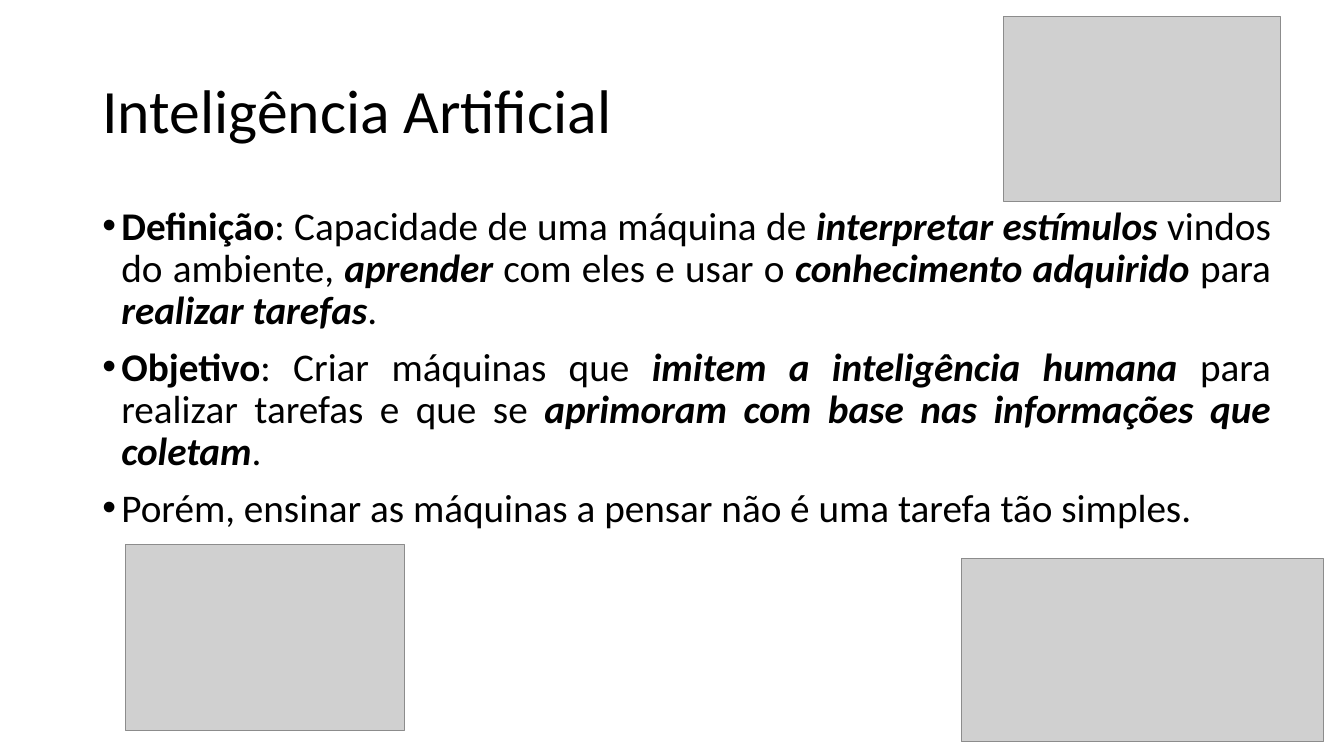
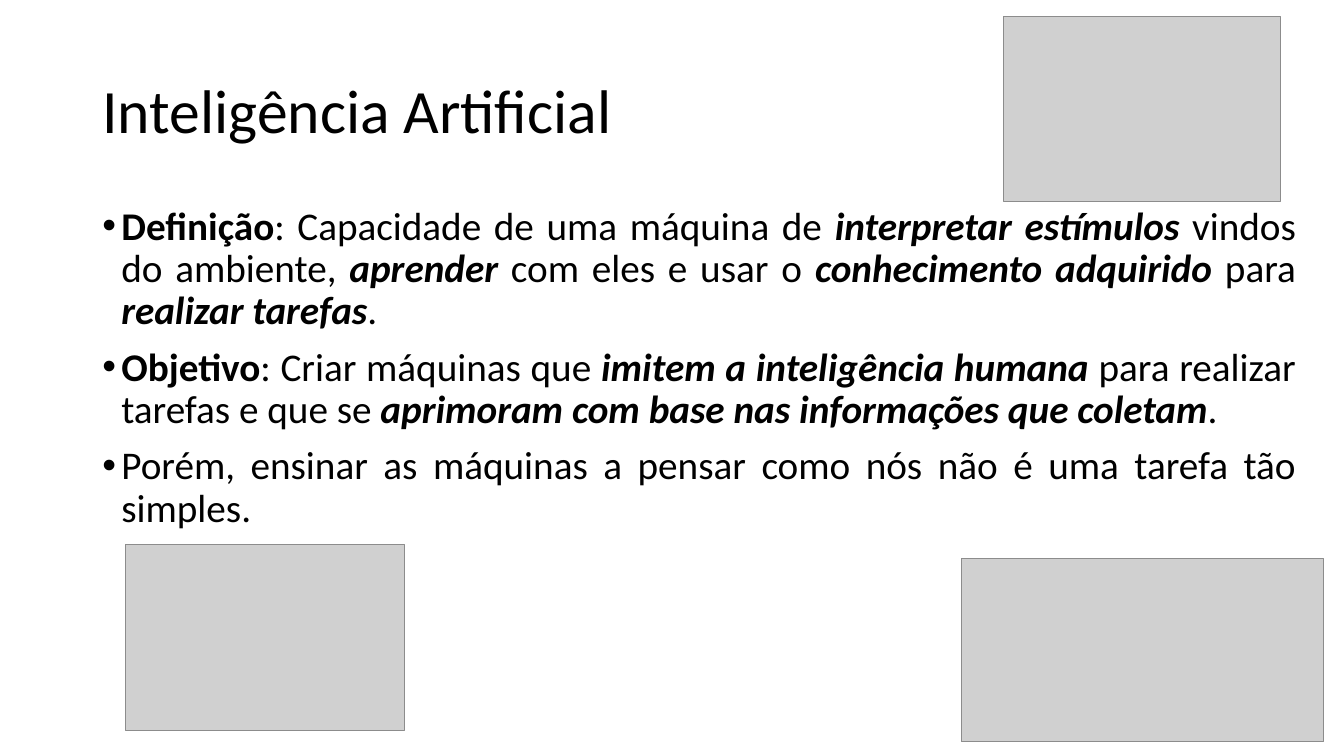
Before and after one commit to zz4fap/t319_aprendizado_de_maquina, a slide deck: slide 7 of slides/T319_Introdução.pptx. Drawn at 1344x756 pixels with LibreOffice and Linux fonts; fonts in the diff are those of the drawing; grey boxes stand for pictures. Boxes give left, top, right and bottom in pixels: in the first picture for what was removed or moved away, otherwise in the second. Text is boxed around its words. In the diff, an @@ line names an element or a change of style, - is before the commit and + after.

```diff
--- a/slides/T319_Introdução.pptx
+++ b/slides/T319_Introdução.pptx
@@ text at [121,452,1296,529]: text changed @@
-• Porém, ensinar as máquinas a pensar não é uma tarefa tão simples.
+• Porém, ensinar as máquinas a pensar como nós não é uma tarefa tão simples.
```
Also in this commit, not shown: 11 other slides changed, 1 other file.
